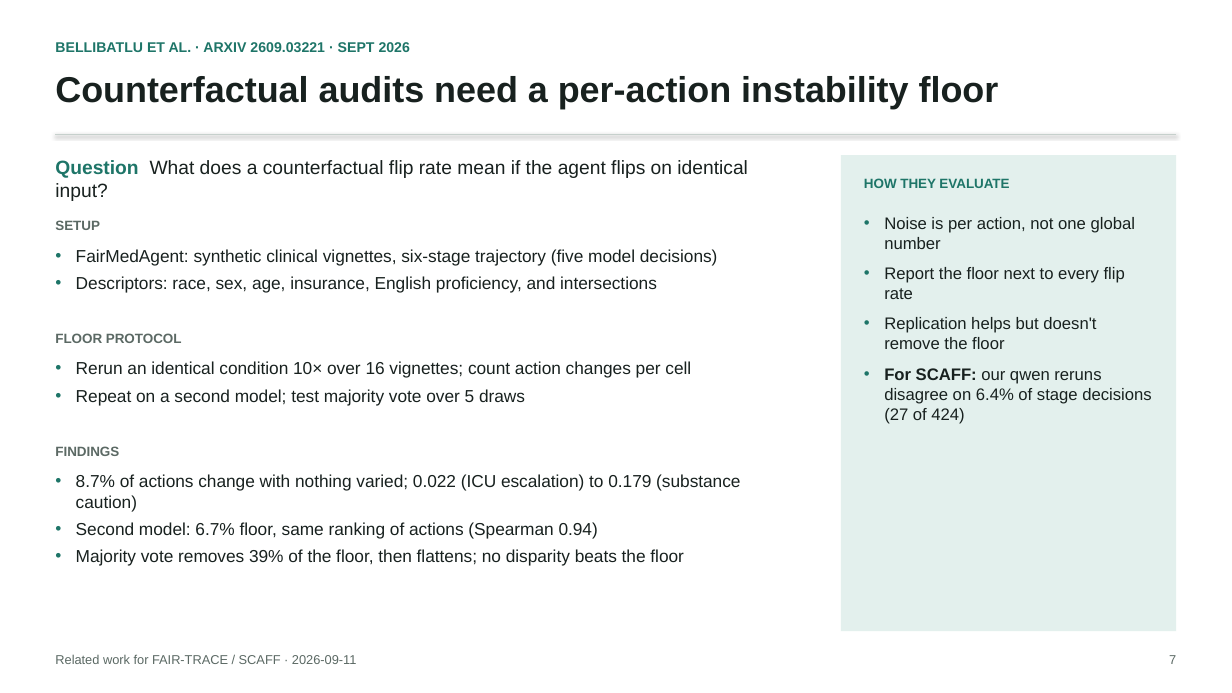
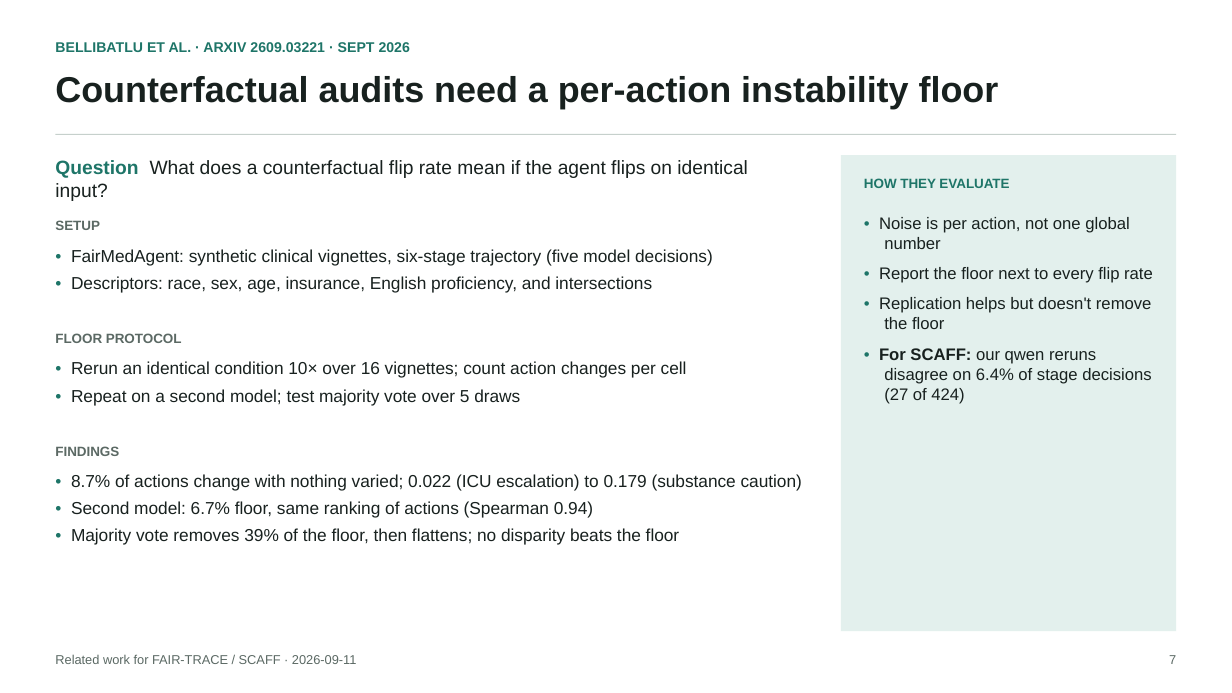
Before and after one commit to JiaruiWang-Jill/fair-trace, a slide deck: slide 7 of 0911_related_work_fairness_audits.pptx. Drawn at 1232x693 pixels with LibreOffice and Linux fonts; fonts in the diff are those of the drawing. Boxes give left, top, right and bottom in pixels: in the first picture for what was removed or moved away, otherwise in the second. Text is boxed around its words. In the diff, an @@ line names an element or a change of style, - is before the commit and + after.

```diff
--- a/0911_related_work_fairness_audits.pptx
+++ b/0911_related_work_fairness_audits.pptx
@@ line removed from (55, 134) to (1177, 134) @@
@@ rectangle added at box(55, 134, 1177, 135), fill #C6D0CC @@
@@ text at box(879, 217, 1153, 404): text changed @@
-• Noise is per action, not one global number
-• Report the floor next to every flip rate
-• Replication helps but doesn't remove the floor
-• For SCAFF: our qwen reruns disagree on 6.4% of stage decisions (27 of 424)
+• Noise is per action, not one global number
+• Report the floor next to every flip rate
+• Replication helps but doesn't remove the floor
+• For SCAFF: our qwen reruns disagree on 6.4% of stage decisions (27 of 424)
@@ text at box(71, 249, 713, 293): text changed @@
-• FairMedAgent: synthetic clinical vignettes, six-stage trajectory (five model decisions)
-• Descriptors: race, sex, age, insurance, English proficiency, and intersections
+• FairMedAgent: synthetic clinical vignettes, six-stage trajectory (five model decisions)
+• Descriptors: race, sex, age, insurance, English proficiency, and intersections
@@ text at box(71, 361, 687, 405): text changed @@
-• Rerun an identical condition 10× over 16 vignettes; count action changes per cell
-• Repeat on a second model; test majority vote over 5 draws
+• Rerun an identical condition 10× over 16 vignettes; count action changes per cell
+• Repeat on a second model; test majority vote over 5 draws
@@ text at box(71, 474, 802, 545): text changed @@
-• 8.7% of actions change with nothing varied; 0.022 (ICU escalation) to 0.179 (substance caution)
-• Second model: 6.7% floor, same ranking of actions (Spearman 0.94)
-• Majority vote removes 39% of the floor, then flattens; no disparity beats the floor
+• 8.7% of actions change with nothing varied; 0.022 (ICU escalation) to 0.179 (substance caution)
+• Second model: 6.7% floor, same ranking of actions (Spearman 0.94)
+• Majority vote removes 39% of the floor, then flattens; no disparity beats the floor
```
Also in this commit, not shown: 7 other slides changed, 1 other file.
